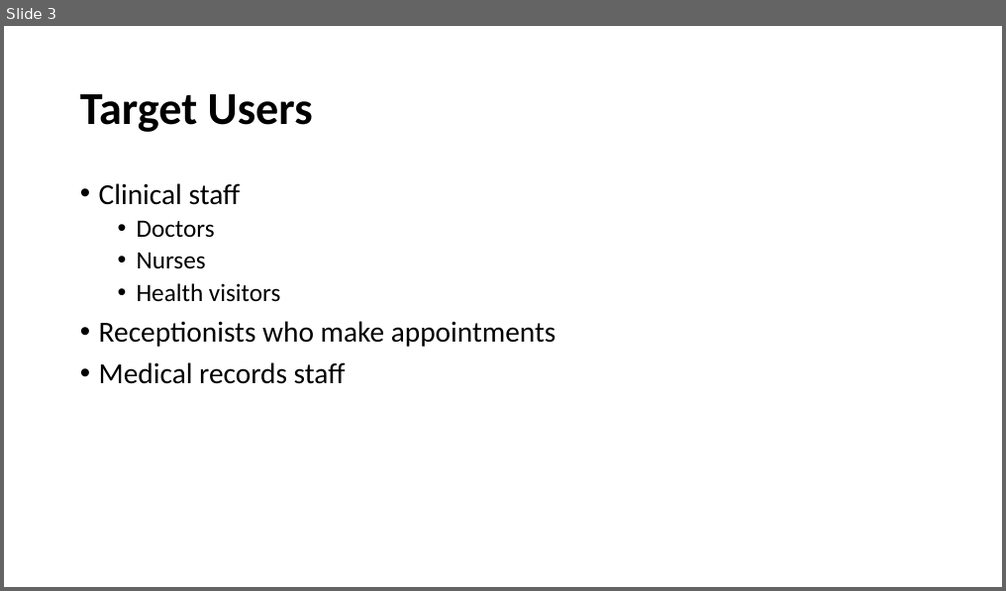
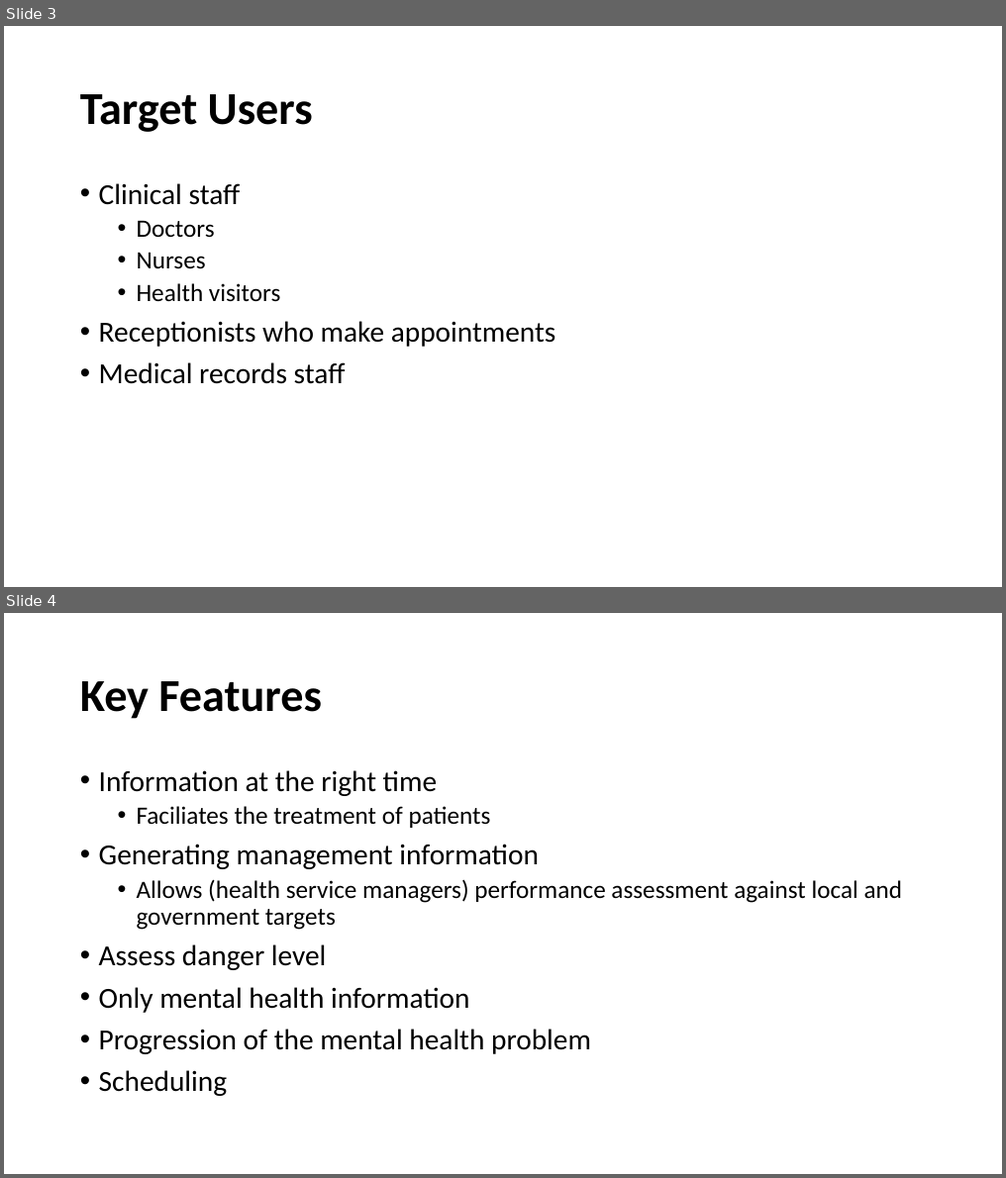
Before and after one commit to tomia1/ch.bfh.btx8081.w2016.red, a slide deck: doc/task1/red_task1.pptx. Shown one above the other, each under a label of ours: slide 3 before the commit, slides 3 and 4 after it. The pictures are 1006x591 and 1006x1178 pixels, drawn with LibreOffice and Linux fonts; fonts in the diff are those of the drawing. Boxes give left, top, right and bottom in pixels: in the first picture for what was removed or moved away, otherwise in the second. Text is boxed around its words. In the diff, an @@ line names an element or a change of style, - is before the commit and + after.

```diff
--- a/doc/task1/red_task1.pptx
+++ b/doc/task1/red_task1.pptx
@@ slide 4 added at (x1=4, y1=613, x2=1002, y2=1174), background #FFFFFF @@
@@ title added at (x1=80, y1=681, x2=321, y2=719), 44 pt, text #000000, bold @@
+Key Features
@@ text added at (x1=99, y1=770, x2=903, y2=1096), 28 pt, text #000000 @@
+• Information at the right time
+  • Faciliates the treatment of patients
+• Generating management information
+  • Allows (health service managers) performance assessment against local and government targets
+• Assess danger level
+• Only mental health information
+• Progression of the mental health problem
+• Scheduling
```
Also in this commit, not shown: 2 slides changed, 1 slide removed.
